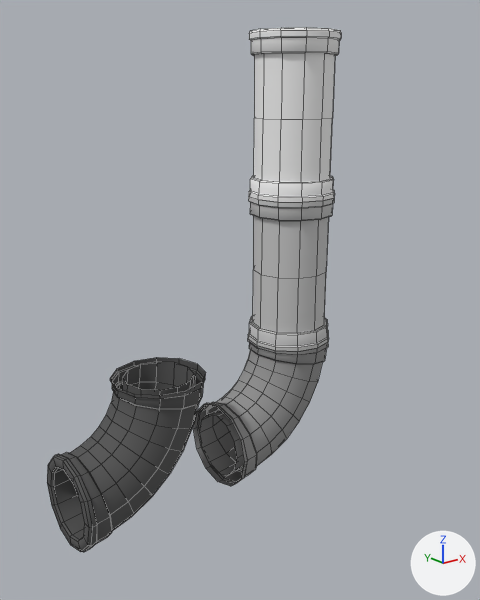
The FBX model Marble/Assets/_MARBLE/_STEVEN/Prefabs/Original/Pipes.FBX: old version first, new version second.
Both versions are drawn from a 50 mm camera at (-9.13, -9.76, 4.98) aimed at (-2.63, -1.64, 1.73). The axes (+X, +Y, +Z) are drawn at lower right. The lights are the same throughout. Mesh edges are drawn as thin lines. Where no turn or scale is listed for an object, it has been applied to the vertices.

The older version as bpy lines, for what is in view:
```python
me_mesh = bpy.data.meshes.new('Mesh')
me_mesh.from_pydata(...)  # 216 vertices, 192 faces; spans x -0.87..0.87, y -0.87..0.87, z 0.0..3.0
me_mesh.materials.append(mat_material__2)  # light grey #c5c5c5
me_mesh_001 = bpy.data.meshes.new('Mesh.001')
me_mesh_001.from_pydata(...)  # 312 vertices, 288 faces; spans x -1.91..0.87, y -0.87..0.87, z -2.78..0.0
me_mesh_001.materials.append(mat_material__4)  # grey #919191
me_mesh_003 = bpy.data.meshes.new('Mesh.003')
me_mesh_003.from_pydata(...)  # 336 vertices, 324 faces; spans x -1.96..0.87, y -0.87..0.87, z -2.78..0.0
me_mesh_003.materials.append(mat_material__5)  # dark grey #535353
ob_pipe = bpy.data.objects.new('Pipe', me_mesh)
ob_pipe.location = (0.0, 0.0, 0.0)
ob_pipe_90 = bpy.data.objects.new('Pipe_90', me_mesh_001)
ob_pipe_90.location = (0.0, 0.0, 0.0)
ob_pipe_90_end = bpy.data.objects.new('Pipe_90_End', me_mesh_003)
ob_pipe_90_end.location = (-3.24, 0.0, 0.0)
# also in view: 'Pipe_End' at (0.0, 0.0, 4.52)
```
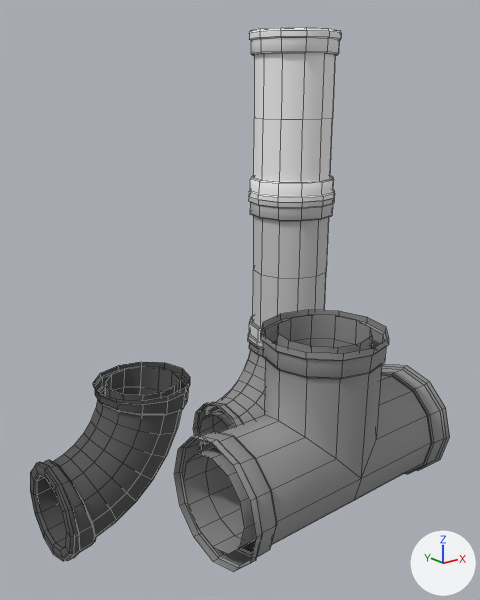
The newer file is also turned or shifted as a whole; pictures and numbers use the older file's frame.

The edits, one by one:
Mesh me_mesh_003_1 is new.
It has 336 vertices, 324 faces and spans x -1.94..0.87, y -0.87..0.87, z -2.81..0.0.
It uses material mat_material__5 (dark grey #535353).
Mesh me_mesh_004 is new.
It has 320 vertices, 288 faces and spans x -3.82..0.0, y -0.87..0.87, z -0.87..1.91.
It uses material mat_material__4 (grey #919191).
Object 'Pipe_90_End' (ob_pipe_90_end) is deleted.
Object '_OG_Pipe_90_End' (ob_og_pipe_90_end) is new; it shows me_mesh_003_1.
Its location is (-3.59, 0.0, 0.0).
Object '_OG_Pipe_T' (ob_og_pipe_t) is new; it shows me_mesh_004.
Its location is (-1.03, -3.84, 0.0).

What differs and where, as boxes (x1, y1, x2, y2) in the pictures (480 x 600 px):
'_OG_Pipe_T', added: after (174, 310, 450, 572)
'_OG_Pipe_90_End', added: after (30, 362, 190, 561)
'Pipe_90_End', deleted: before (47, 357, 206, 552)
'Pipe_90', unchanged, covered by the edit: before (193, 339, 328, 486); after (193, 339, 266, 436)
